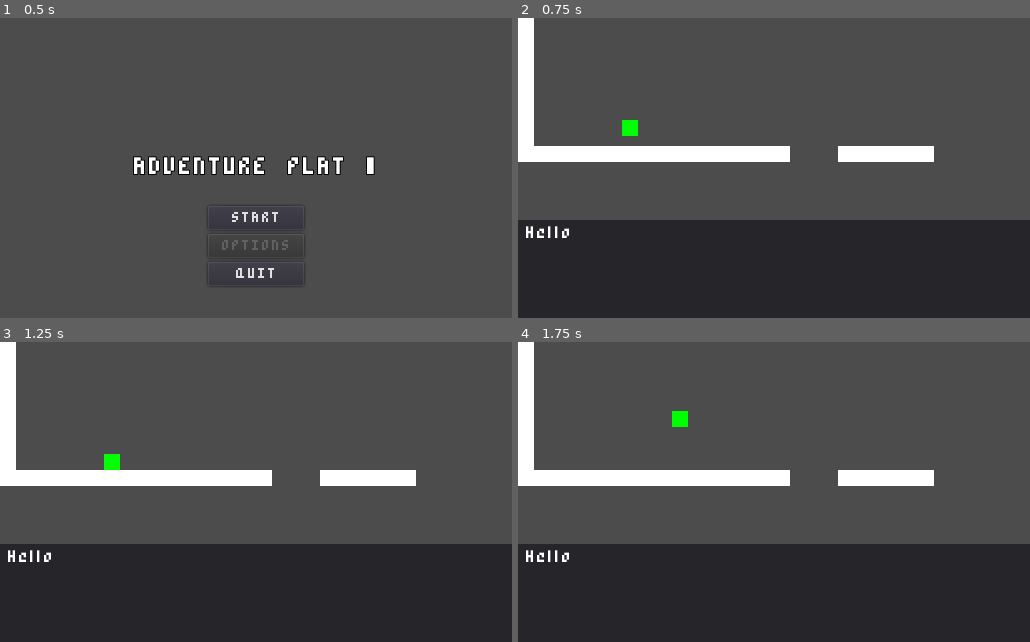
Above: before the commit, frames 1-4 (two rows, left to right).
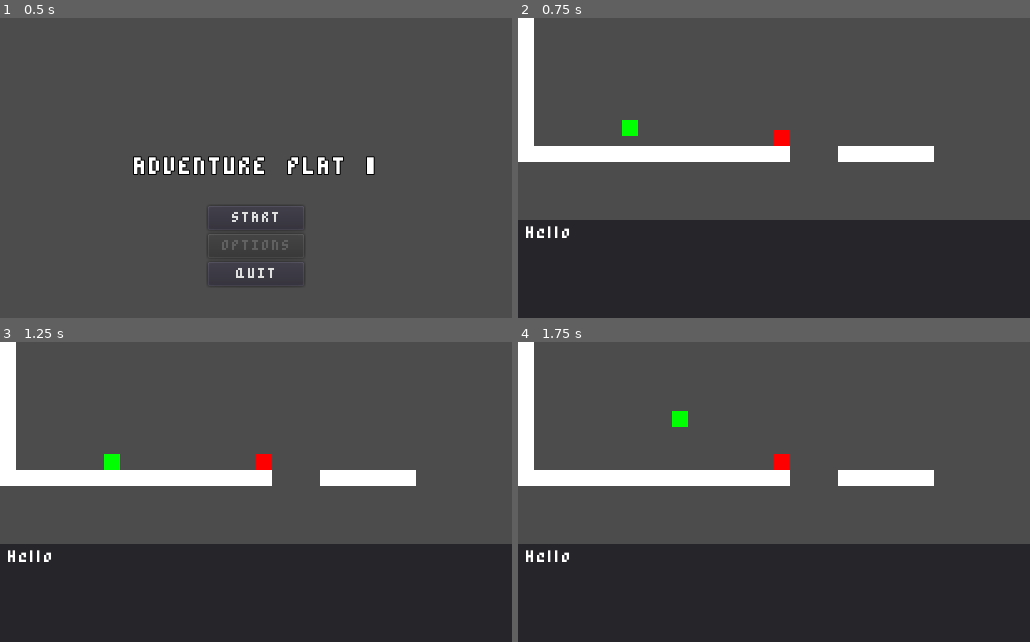
Above: after the commit, the same moments.

Repository: rodriguezric/Adventure-Plat-1
Game: Godot game, scene res://scenes/Main.tscn
The game is run twice, just before and just after one commit, with the same random seed, the same clock (stepped at 60 frames per second) and the same inputs.
Inputs:
- Up to frame 1 (0.5 s): no input
- Up to frame 2 (0.75 s): click "START" at 0.5 s
- Up to frame 3 (1.25 s): no input
- Up to frame 4 (1.75 s): tap Enter (ui_accept) at 1.25 s; hold D (move_right) from 1.28 s (still down); tap W (jump) at 1.52 s

Frame 1 is identical in both runs. In frame 2, 0.2% of the frame differs, in the area x 50-54%, y 37-43%; in frame 3, 0.2%; in frame 4, 0.2%.

Commit message:
Added health, tested with an Area2D to damage.

Diff:
--- a/scenes/World.tscn
+++ b/scenes/World.tscn
@@ -1,9 +1,12 @@
-[gd_scene load_steps=5 format=2]
+[gd_scene load_steps=6 format=2]
 
 [ext_resource path="res://tilesets/white-block-16x16.tres" type="TileSet" id=1]
 [ext_resource path="res://scenes/Player.tscn" type="PackedScene" id=2]
 [ext_resource path="res://scripts/World.gd" type="Script" id=3]
 [ext_resource path="res://scripts/Dialog.gd" type="Script" id=4]
+
+[sub_resource type="RectangleShape2D" id=1]
+extents = Vector2( 8, 8 )
 
 [node name="World" type="Node2D"]
 script = ExtResource( 3 )
@@ -70,3 +73,14 @@
 __meta__ = {
 "_edit_use_anchors_": false
 }
+
+[node name="Area2D" type="Area2D" parent="."]
+position = Vector2( 264, 120 )
+
+[node name="CollisionShape2D" type="CollisionShape2D" parent="Area2D"]
+shape = SubResource( 1 )
+
+[node name="Polygon2D" type="Polygon2D" parent="Area2D"]
+color = Color( 1, 0, 0, 1 )
+polygon = PoolVector2Array( -8, -8, -8, 8, 8, 8, 8, -8 )
+[connection signal="body_entered" from="Area2D" to="." method="_on_Area2D_body_entered"]
--- a/scripts/Player.gd
+++ b/scripts/Player.gd
@@ -1,6 +1,7 @@
 extends KinematicBody2D
 class_name Player
 
+var health: int = 3
 
 var move_speed: int = 250
 var jump_force: int = -250
@@ -61,3 +62,17 @@
 
 func _handle_friction() -> void:
 	move.x = lerp(move.x, 0, friction)
+
+
+func is_alive() -> bool:
+	return health > 0
+
+
+func damage(amount: int) -> void:
+	health = max(0, health - amount)
+	if health == 0:
+		# signal death
+		pass
+
+func kill() -> void:
+	queue_free()
--- a/scripts/World.gd
+++ b/scripts/World.gd
@@ -2,6 +2,13 @@
 
 
 onready var dialog = $UI/CanvasLayer/VBoxContainer/Panel/Text
+onready var player = $Player
 
 func _ready() -> void:
 	dialog.text = "Hello"
+
+
+func _on_Area2D_body_entered(body: Node) -> void:
+	if body is Player:
+		body.damage(1)
+		print(body.health)
